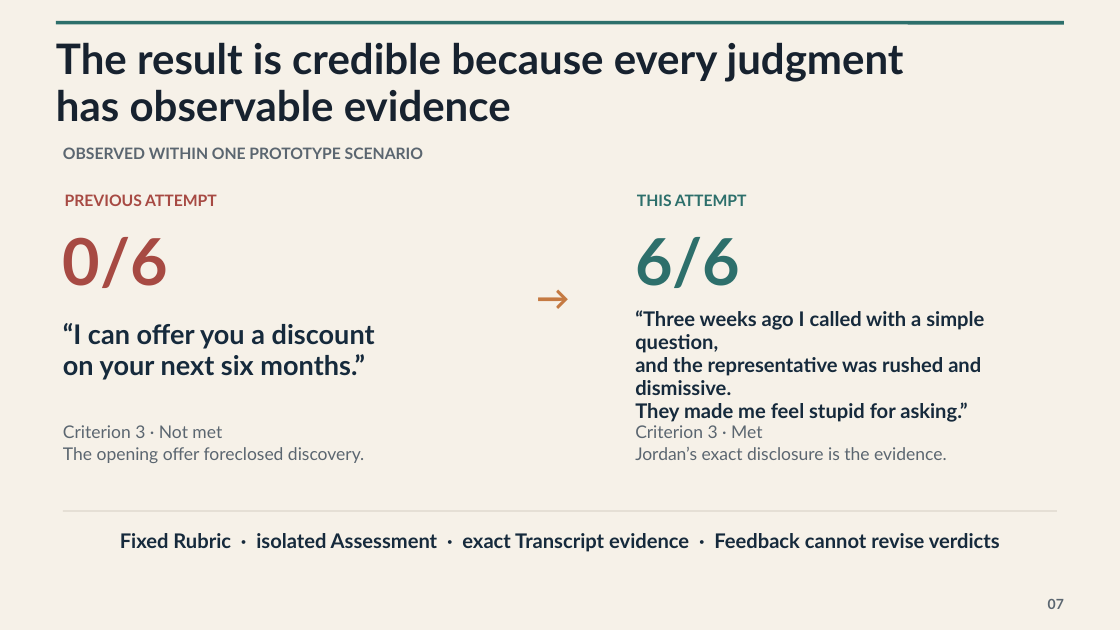
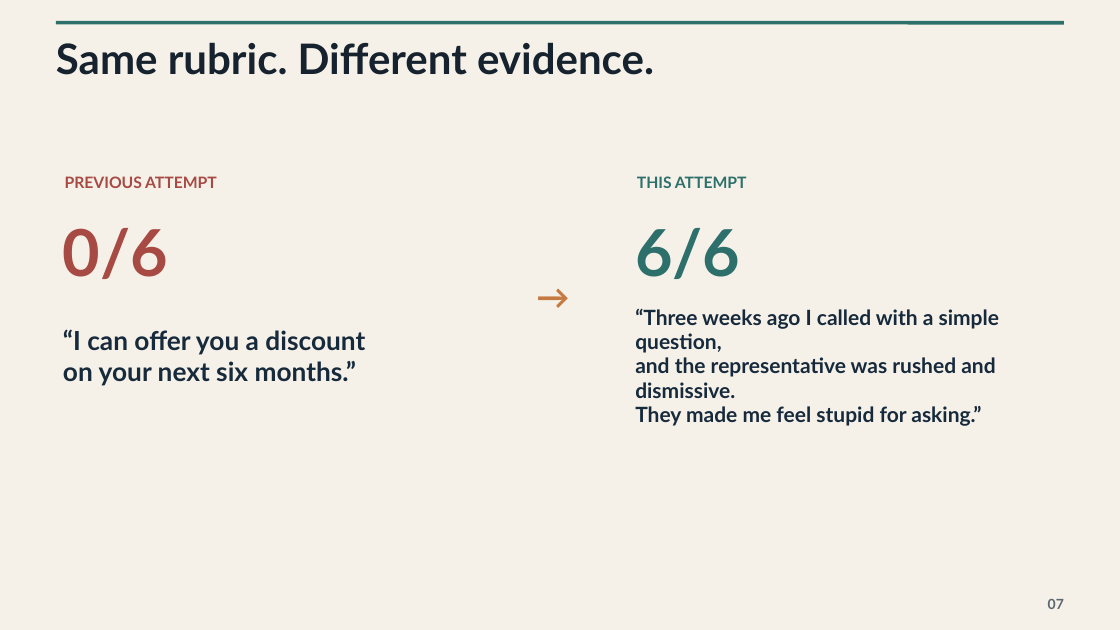
Before and after one commit to Peeb-Dalpeeb/conversation_practice, a slide deck: slide 7 of Conversation-Practice-Executive-Demo.pptx. Drawn at 1120x630 pixels with LibreOffice and Linux fonts; fonts in the diff are those of the drawing. Boxes give left, top, right and bottom in pixels: in the first picture for what was removed or moved away, otherwise in the second. Text is boxed around its words. In the diff, an @@ line names an element or a change of style, - is before the commit and + after.

```diff
--- a/Conversation-Practice-Executive-Demo.pptx
+++ b/Conversation-Practice-Executive-Demo.pptx
@@ text at (56, 42, 654, 75): text changed @@
-The result is credible because every judgment
-has observable evidence
+Same rubric. Different evidence.
@@ text removed at (63, 147, 423, 159) @@
-OBSERVED WITHIN ONE PROTOTYPE SCENARIO
@@ text "PREVIOUS ATTEMPT": place and size @@
-text "PREVIOUS ATTEMPT" at (65, 194, 217, 206)
+text "PREVIOUS ATTEMPT" at (65, 176, 217, 188)
@@ text "THIS ATTEMPT": place and size @@
-text "THIS ATTEMPT" at (637, 194, 747, 206)
+text "THIS ATTEMPT" at (637, 176, 747, 188)
@@ text "0/6": place and size @@
-text "0/6" at (63, 237, 168, 288)
+text "0/6" at (63, 228, 168, 279)
@@ text "6/6": place and size @@
-text "6/6" at (635, 237, 740, 288)
+text "6/6" at (635, 228, 740, 279)
@@ text "“I can offer you a ..." at (63, 329, 365, 386): size 23.2 to 22.5 pt; line spacing 0.95 to 1 @@
@@ text "“Three weeks ago I called ..." at (635, 308, 999, 426): size 17.2 to 18 pt; line spacing 0.95 to 0.96 @@
@@ text removed at (63, 425, 364, 463) @@
-Criterion 3 · Not met
-The opening offer foreclosed discovery.
@@ text removed at (635, 425, 947, 460) @@
-Criterion 3 · Met
-Jordan’s exact disclosure is the evidence.
@@ line removed from (63, 511) to (1057, 511) @@
@@ text removed at (120, 533, 1000, 552) @@
-Fixed Rubric · isolated Assessment · exact Transcript evidence · Feedback cannot revise verdicts
```
Also in this commit, not shown: 6 other slides changed, 1 slide added, 1 slide removed.
